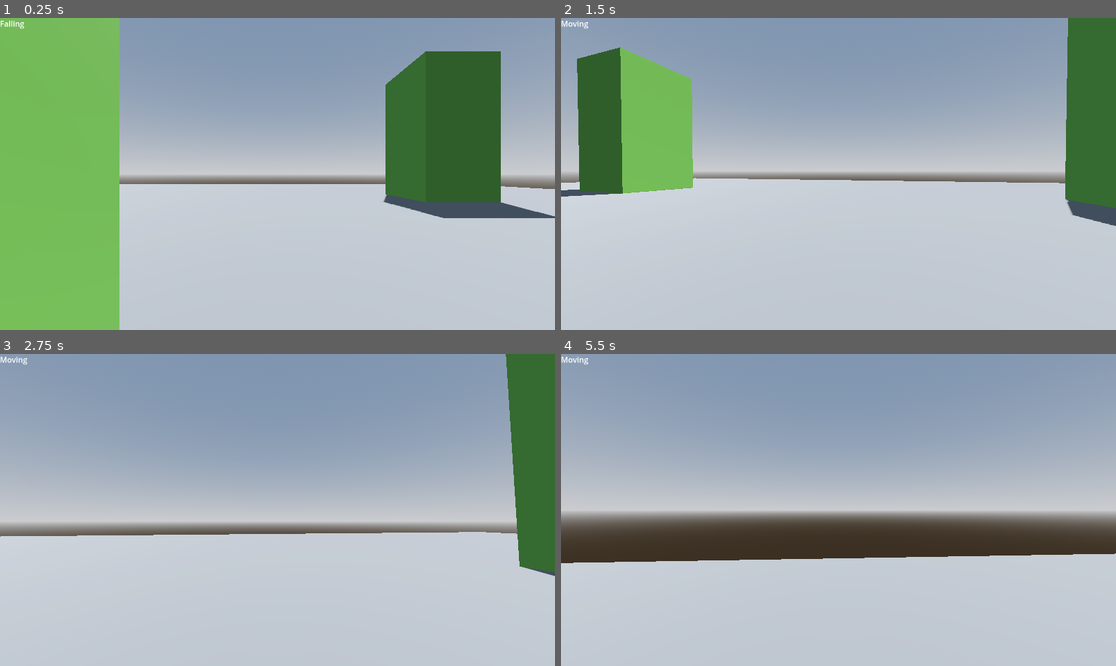
Above: before the commit, frames 1-4 (two rows, left to right).
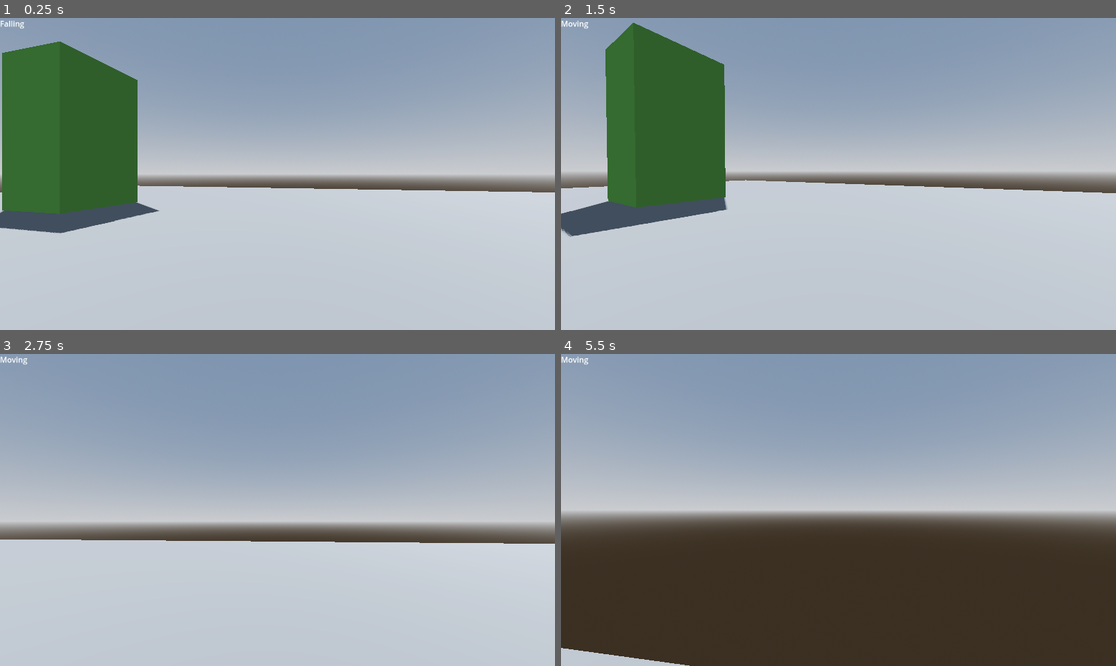
Above: after the commit, the same moments.

Repository: WyattBumbalough/ShootyGamePrototype
Game: Godot game, scene res://Entities/Levels/Test Map/test_map.tscn
Same seed, same stepped clock (60 frames per second), same inputs: the game is played once before the commit and once after it.
Inputs (mouse positions are in pixels of both pictures, inside the frame that each line leads up to):
- Up to frame 1 (0.25 s): no input
- Up to frame 2 (1.5 s): move the mouse to (866, 174) at 0.52 s; hold W (up) from 0.53 s (still down); tap Space (jump) at 0.77 s; move the mouse to (810, 174) at 1.27 s
- Up to frame 3 (2.75 s): keep holding W (up); tap Space (jump) at 1.52 s; move the mouse to (288, 503) at 2.02 s
- Up to frame 4 (5.5 s): keep holding W (up); move the mouse to (832, 516) at 2.77 s; tap Space (jump) at 3.02, 3.77, 4.52 s; move the mouse to (877, 513) at 3.52 s; move the mouse to (794, 506) at 4.27 s; move the mouse to (844, 510) at 5.02 s

The runs differ from the first frame. In frame 1, 34% of the frame differs, in the area x 0-100%, y 0-100%; in frame 2, 21%; in frame 3, 7.5%; in frame 4, 34%.

Commit message:
Smol stuff
+ Changed some variable names so the debugger would stop bitching.
+ Added a material to Pillman and gave him a dang ole Schnoz
+ Added a snippet to player _ready() to rotate the head and reset rotation, so that movement doesn't break if the player is rotated in the scene.

Diff:
--- a/Entities/Levels/Test Map/test_map.tscn
+++ b/Entities/Levels/Test Map/test_map.tscn
@@ -70,4 +70,4 @@
 font_size = 128
 
 [node name="Player" parent="." instance=ExtResource("1_mc158")]
-transform = Transform3D(1, 0, 0, 0, 1, 0, 0, 0, 1, 3.6542964, 0.6413083, 0)
+transform = Transform3D(0.22534223, 0, -0.9742797, 0, 1, 0, 0.9742797, 0, 0.22534223, 4.8604517, 0.6413083, 1.454314)
--- a/Entities/Player/Falling.gd
+++ b/Entities/Player/Falling.gd
@@ -1,7 +1,7 @@
 extends State
 
 
-func handle_physics(delta) -> State:
+func handle_physics(_delta) -> State:
 		Char.handle_movement(move_speed, accel, friction)
 
 		if Char.velocity.y <= 0: #Is the character accelerating upwards?
--- a/Entities/Player/Jump.gd
+++ b/Entities/Player/Jump.gd
@@ -4,11 +4,11 @@
 @export var jump_force: float
 #--Export End--
 
-func enter(previous_state: State):
+func enter(_previous_state: State):
 		Char.velocity.y = jump_force
-		move_speed = previous_state.move_speed
+		move_speed = _previous_state.move_speed
 
-func handle_physics(delta) -> State:
+func handle_physics(_delta) -> State:
 		Char.handle_movement(move_speed, accel, friction)
 
 		if Char.velocity.y <= 0: # Is the player accelerating upwards?
--- a/Entities/Player/Player.tscn
+++ b/Entities/Player/Player.tscn
@@ -7,7 +7,18 @@
 [ext_resource type="Script" uid="uid://y0he0fi2dn52" path="res://Entities/Player/Falling.gd" id="5_an6q6"]
 [ext_resource type="Script" uid="uid://c5lf3ml8immra" path="res://Entities/Player/Jump.gd" id="6_t38ms"]
 
+[sub_resource type="StandardMaterial3D" id="StandardMaterial3D_t38ms"]
+albedo_color = Color(1, 0.47058824, 0.20784314, 1)
+
+[sub_resource type="PrismMesh" id="PrismMesh_hj1c0"]
+material = SubResource("StandardMaterial3D_t38ms")
+size = Vector3(0.435, 0.25, 0.085)
+
+[sub_resource type="StandardMaterial3D" id="StandardMaterial3D_x44r4"]
+albedo_color = Color(0.45, 0.52333325, 1, 1)
+
 [sub_resource type="CapsuleMesh" id="CapsuleMesh_kpjcp"]
+material = SubResource("StandardMaterial3D_x44r4")
 
 [sub_resource type="CapsuleShape3D" id="CapsuleShape3D_kne1u"]
 
@@ -52,9 +63,16 @@
 moving_state = NodePath("../Moving")
 
 [node name="Head" type="Node3D" parent="."]
+transform = Transform3D(1, 0, 0, 0, 1, 0, 0, 0, 1, 0, 2, 0)
 
 [node name="Eyes" type="Camera3D" parent="Head"]
-transform = Transform3D(1, 0, 0, 0, 1, 0, 0, 0, 1, 0, 1.5541277, 0)
+cull_mask = 524287
+
+[node name="Schnoz" type="MeshInstance3D" parent="Head"]
+transform = Transform3D(1, 0, 0, 0, -4.371139e-08, 1, 0, -1, -4.371139e-08, 0, -0.40500748, -0.5736566)
+layers = 524288
+mesh = SubResource("PrismMesh_hj1c0")
+skeleton = NodePath("../..")
 
 [node name="MeshInstance3D" type="MeshInstance3D" parent="."]
 transform = Transform3D(1, 0, 0, 0, 1, 0, 0, 0, 1, 0, 1, 0)
--- a/Scripts/State Machine/Idle.gd
+++ b/Scripts/State Machine/Idle.gd
@@ -1,13 +1,13 @@
 extends State
 
-func handle_physics(delta) -> State:
+func handle_physics(_delta) -> State:
 		Char.handle_movement(move_speed, accel, friction)
 	# Fall is not accelerating upward
 		if Char.velocity.y <= 0 and !Char.is_on_floor():
 			return falling_state
 		return
 
-func handle_input(event: InputEvent) -> State:
+func handle_input(_event: InputEvent) -> State:
 		if Input.is_action_just_pressed("jump"):
 			return jump_state
 		if Input.get_vector("left", "right", "up", "down"):
--- a/Scripts/State Machine/Moving.gd
+++ b/Scripts/State Machine/Moving.gd
@@ -1,13 +1,13 @@
 extends State
 
-func handle_physics(delta) -> State:
+func handle_physics(_delta) -> State:
 		Char.handle_movement(move_speed, accel, friction)
 
 		if Char.velocity.y <= 0 and !Char.is_on_floor():
 			return falling_state
 		return null
 
-func handle_input(event: InputEvent) -> State:
+func handle_input(_event: InputEvent) -> State:
 		if Input.is_action_just_pressed("jump"):
 			return jump_state
 		if Input.get_vector("left", "right", "up", "down") == Vector2.ZERO:
--- a/Scripts/State Machine/Player.gd
+++ b/Scripts/State Machine/Player.gd
@@ -19,6 +19,9 @@
 		Global.CurrentPlayer = self
 		Input.mouse_mode = Input.MOUSE_MODE_CAPTURED
 		player_state_machine.initialize(self)
+
+		head.rotation.y = rotation.y
+		rotation.y = 0
 
 func _unhandled_input(event: InputEvent) -> void:
 		player_state_machine.handle_input(event)
--- a/Scripts/State.gd
+++ b/Scripts/State.gd
@@ -17,14 +17,14 @@
 @export var friction: float = 0.1
 #--Exports End--
 
-func enter(previous_state: State):
+func enter(_previous_state: State):
 		pass
 
 func exit():
 		pass
 
-func handle_physics(delta) -> State:
+func handle_physics(_delta) -> State:
 		return null
 
-func handle_input(event: InputEvent) -> State:
+func handle_input(_event: InputEvent) -> State:
 	return null
Not shown: 1 places in Entities/Player/Player.tscn that only renumber resources
